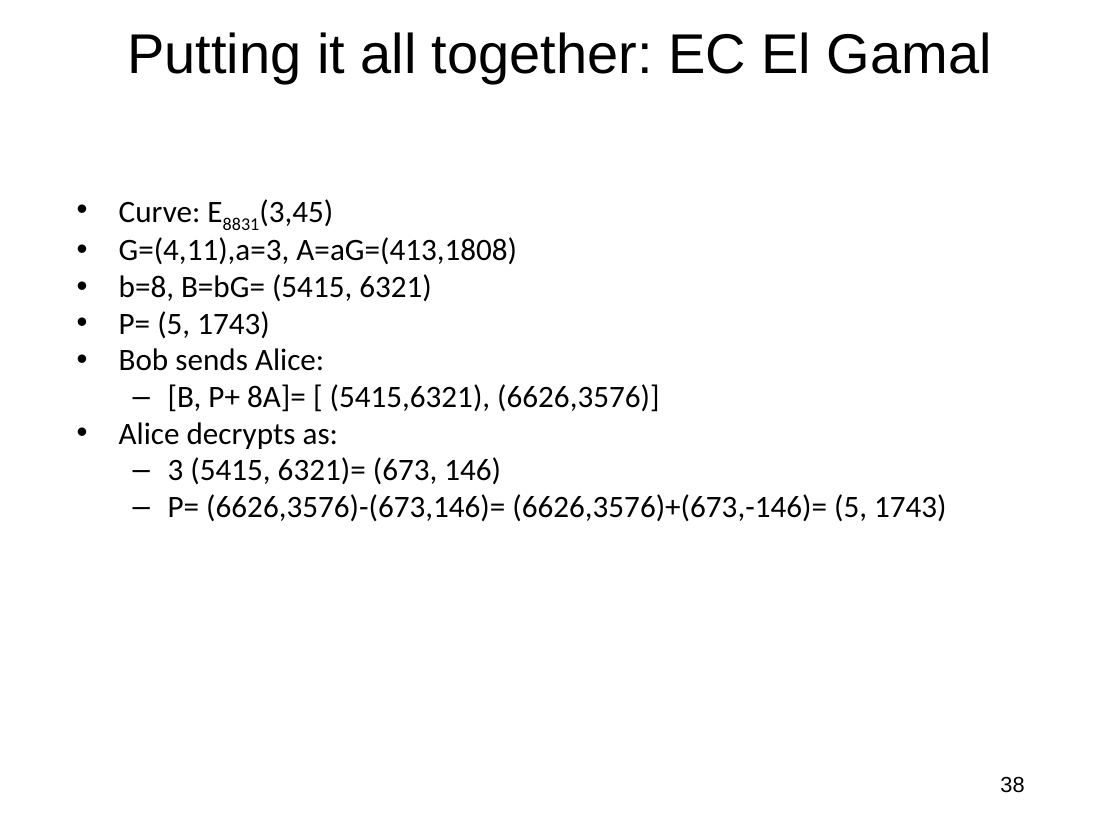
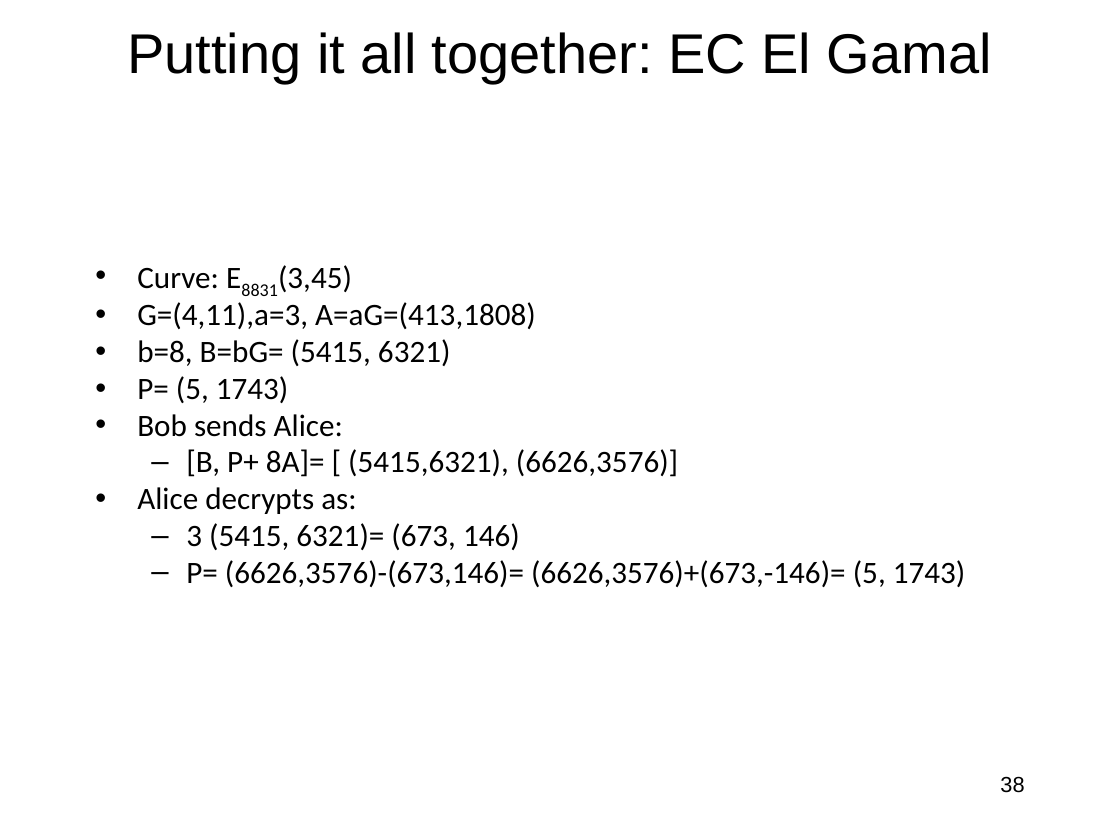
Before and after one commit to jlmucb/class_notes, a slide deck: slide 38 of BerkeleyClass/CS290Spring2013/Lectures/Cryptoclass10.pptx. Drawn at 1120x840 pixels with LibreOffice and Linux fonts; fonts in the diff are those of the drawing. Boxes give left, top, right and bottom in pixels: in the first picture for what was removed or moved away, otherwise in the second. Text is boxed around its words. In the diff, an @@ line names an element or a change of style, - is before the commit and + after.

Commit message:
Eliptic curves

```diff
--- a/BerkeleyClass/CS290Spring2013/Lectures/Cryptoclass10.pptx
+++ b/BerkeleyClass/CS290Spring2013/Lectures/Cryptoclass10.pptx
@@ text "Curve: E8831(3,45)": place and size @@
-text "Curve: E8831(3,45)" at <box>119,199,947,521</box>
+text "Curve: E8831(3,45)" at <box>137,265,966,587</box>
```
Also in this commit, not shown: 6 other slides changed, 1 other file.
